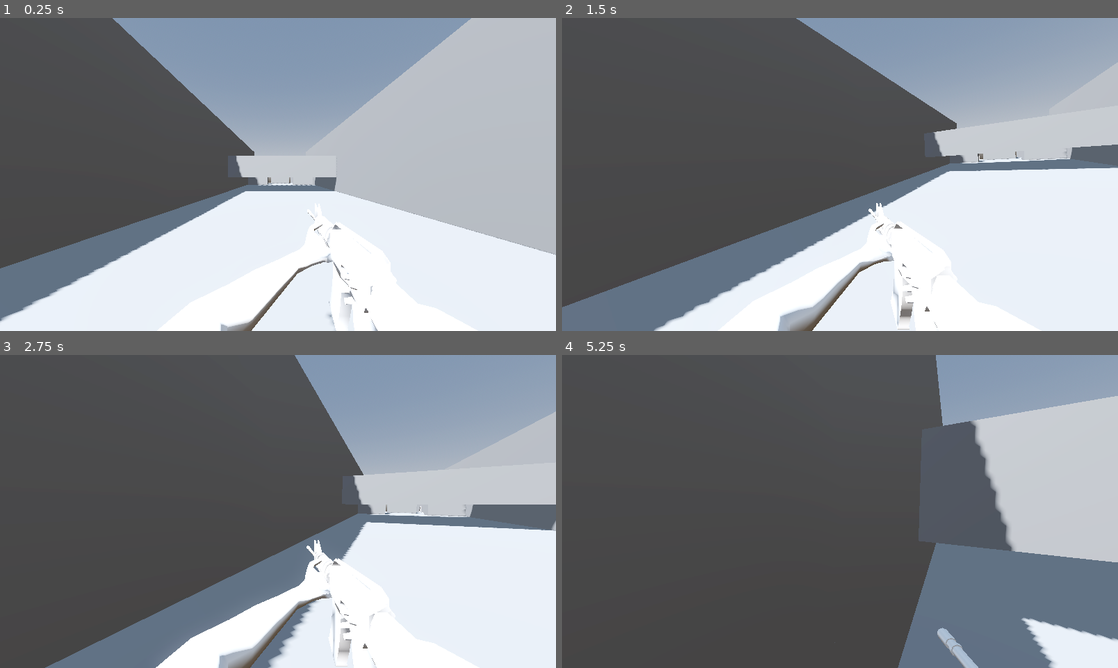
Above: before the commit, frames 1-4 (two rows, left to right).
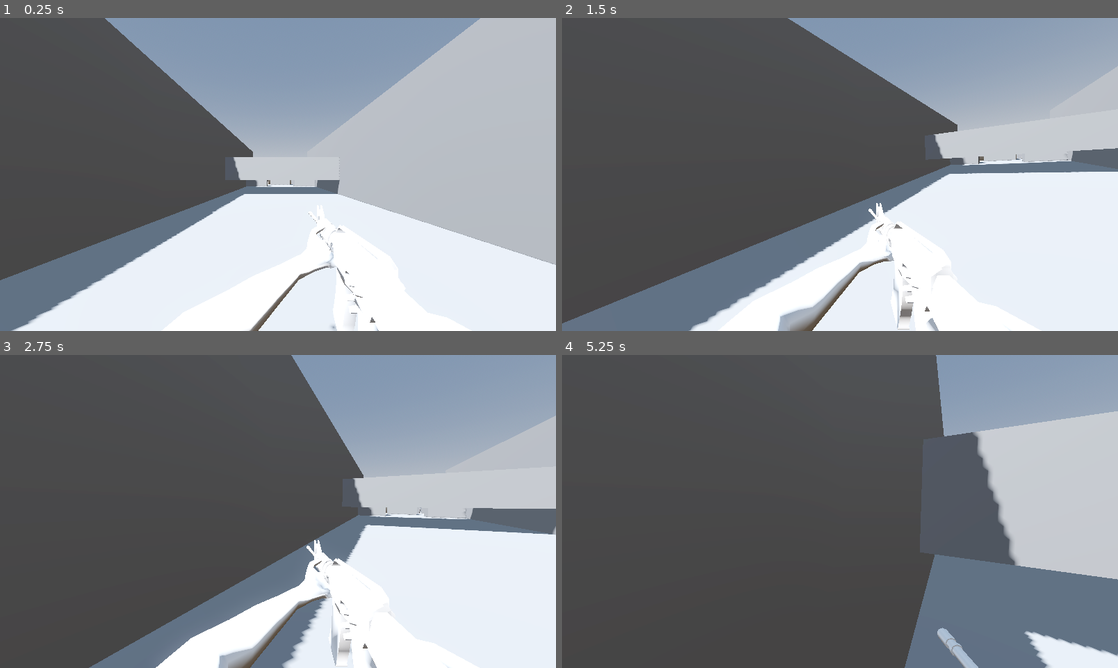
Above: after the commit, the same moments.

Repository: jamzuz/movement
Game: Godot game, scene res://test_level.tscn
Same seed, same stepped clock (60 frames per second), same inputs: the game is played once before the commit and once after it.
Inputs (mouse positions are in pixels of both pictures, inside the frame that each line leads up to):
- Up to frame 1 (0.25 s): no input
- Up to frame 2 (1.5 s): move the mouse to (962, 158) at 0.52 s; hold E (Lean Right) 0.53-1.28 s; tap Ctrl (Crouch) at 0.6 s; click (962, 158) at 0.67 s; tap Space (Jump) at 0.77 s; move the mouse to (812, 174) at 1.27 s; hold W (Forward) from 1.28 s (still down); tap Shift (Sprint) at 1.35 s
- Up to frame 3 (2.75 s): keep holding W (Forward); tap Space (Jump) at 1.52 s; move the mouse to (289, 505) at 2.02 s; tap Ctrl (Crouch) at 2.1 s
- Up to frame 4 (5.25 s): keep holding W (Forward); move the mouse to (834, 517) at 2.77 s; tap Shift (Sprint) at 2.85, 4.35 s; click (834, 517) at 2.92 s; tap Space (Jump) at 3.02, 3.77, 4.52 s; move the mouse to (878, 514) at 3.52 s; tap Ctrl (Crouch) at 3.6, 5.1 s; move the mouse to (795, 508) at 4.27 s; move the mouse to (845, 511) at 5.02 s; click (845, 511) at 5.17 s

The runs differ from the first frame. In frame 1, 5.4% of the frame differs, in the area x 0-100%, y 0-100%; in frame 2, 5.2%; in frame 3, 4.4%; in frame 4, 4.5%.

Commit message:
Added infinite slide on downhill. changed camera heights for sliding and crouching.

Diff:
--- a/PlayerController/player.gd
+++ b/PlayerController/player.gd
@@ -25,9 +25,10 @@
 const WALK_SPEED: float = 3.0
 
 # Camera
-const NORMAL_CAMERA_Y: float = -0.5
+const NORMAL_CAMERA_Y: float = 0.5
+const CROUCH_CAMERA_Y: float = 0.4
+const SLIDE_CAMERA_Y: float = 0.2
 const NORMAL_FOV: float = 80.0
-const SLIDE_CAMERA_Y: float = -0.7
 const SLIDE_FOV: float = 93.5
 const SPRINT_FOV: float = 85.0
 
@@ -36,6 +37,7 @@
 const SLIDE_FRICTION: float = 10.0
 const SLIDE_TIME: float = 0.7
 const SLIDE_MIN_SPEED: float = 5.0
+const DOWNHILL_SLOPE_THRESHOLD: float = 0.3  # How steep before considered downhill (higher = steeper required)
 
 # Lean
 const LEAN_ANGLE: float = 10.0
@@ -100,6 +102,9 @@
 
 
 func _physics_process(delta: float) -> void:
+	if Input.is_action_just_pressed(&"Aim"):
+		#aiming
+		pass
 	if Input.is_action_pressed(&"Lean Left") and can_lean_left():
 		target_lean = LEFT_LEAN
 	elif Input.is_action_pressed(&"Lean Right") and can_lean_right():
@@ -203,14 +208,27 @@
 			velocity.x = move_toward(velocity.x, slide_vel.x, SLIDE_FRICTION)
 			velocity.z = move_toward(velocity.z, slide_vel.z, SLIDE_FRICTION)
 
-			# End slide if time runs out, airborne, or too slow
+			# Check if we're on a downhill slope
+			var on_downhill_slope: bool = is_on_downhill_slope()
+
+			# End slide if time runs out, airborne, or too slow (UNLESS on downhill slope)
 			var current_speed := Vector3(velocity.x, 0, velocity.z).length()
-			if slide_timer <= 0.0 or floor_timer <= 0.0 or current_speed < SLIDE_MIN_SPEED:
-				previous_state = current_state
-				if can_stand():
-					change_state(States.SPRINT)
-				else:
-					change_state(States.CROUCH)
+
+			if not on_downhill_slope:
+				if slide_timer <= 0.0 or floor_timer <= 0.0 or current_speed < SLIDE_MIN_SPEED:
+					previous_state = current_state
+					if can_stand():
+						change_state(States.SPRINT)
+					else:
+						change_state(States.CROUCH)
+			else:
+				# On downhill slope - only end slide if airborne (still allow jumping out)
+				if floor_timer <= 0.0:
+					previous_state = current_state
+					if can_stand():
+						change_state(States.SPRINT)
+					else:
+						change_state(States.CROUCH)
 
 		States.FALL:
 			# Landing: restore previous state when back on actual floor
@@ -236,11 +254,20 @@
 
 	# --- PHYSICS ---
 	move_and_slide()
-
 	# --- CAMERA ---
 	update_hands(delta)
 	update_camera(delta)
 	update_fov(delta)
+
+
+func is_on_downhill_slope() -> bool:
+	if not is_on_floor():
+		return false
+	var normal := get_floor_normal()
+	if normal.y > 0.99:
+		return false
+	# Check if slope is steep enough and we're moving against the upward normal
+	return slide_dir.dot(normal) > DOWNHILL_SLOPE_THRESHOLD
 
 
 func update_collider(delta: float) -> void:
@@ -280,7 +307,7 @@
 	if current_state == States.SLIDE:
 		target_y = SLIDE_CAMERA_Y
 	elif current_state == States.CROUCH:
-		target_y = SLIDE_CAMERA_Y + 0.2
+		target_y = CROUCH_CAMERA_Y
 
 	camera_3d.position.y = lerp(
 		camera_3d.position.y,
--- a/PlayerController/player.tscn
+++ b/PlayerController/player.tscn
@@ -21,17 +21,18 @@
 
 [node name="Head" type="Node3D" parent="." unique_id=2062716582]
 unique_name_in_owner = true
-transform = Transform3D(1, 0, 0, 0, 1, 0, 0, 0, 1, 0, 1, 0)
+transform = Transform3D(1, 0, 0, 0, 1, 0, 0, 0, 1, 0, 0.21565789, 0)
 
 [node name="Camera3D" type="Camera3D" parent="Head" unique_id=685078384]
 unique_name_in_owner = true
-transform = Transform3D(1, 0, 0, 0, 1, 0, 0, 0, 1, 0, -0.5, 0)
+transform = Transform3D(1, 0, 0, 0, 1, 0, 0, 0, 1, 0, 0.5, 0)
+fov = 50.0
 
 [node name="Hands" parent="Head/Camera3D" unique_id=860740180 instance=ExtResource("2_6d77c")]
-transform = Transform3D(1, 0, 0, 0, 1, 0, 0, 0, 1, 0.22658074, -0.4758556, -0.67347383)
+transform = Transform3D(1, 0, 0, 0, 1, 0, 0, 0, 1, 0.22658074, -0.4758556, -0.53894866)
 
 [node name="WeaponTip" type="Marker3D" parent="Head/Camera3D" unique_id=1023736257]
-transform = Transform3D(1, 0, 0, 0, 1, 0, 0, 0, 1, 0.29508814, -0.35440895, -1.7856108)
+transform = Transform3D(1, 0, 0, 0, 1, 0, 0, 0, 1, 0.29508814, -0.35440895, -1.6510856)
 
 [node name="HeadroomChecker" type="ShapeCast3D" parent="." unique_id=1689998033]
 unique_name_in_owner = true
